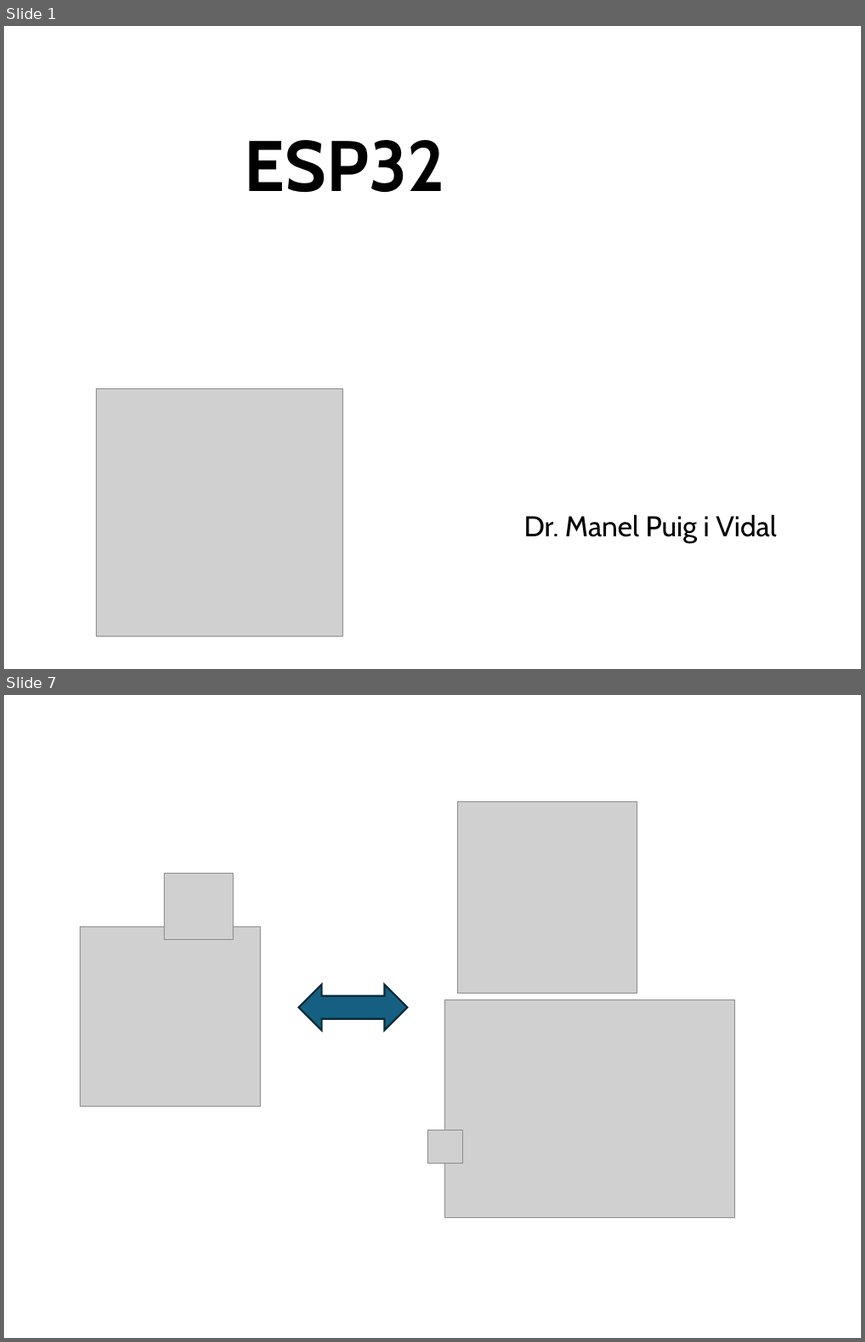
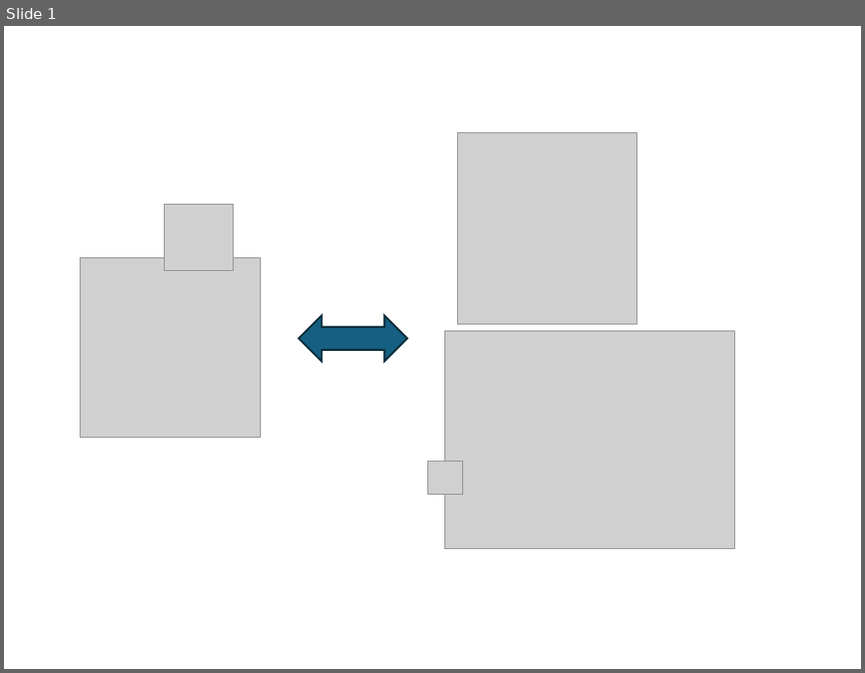
Before and after one commit to tduranf/VScode_Arduino_ESP32, a slide deck: Doc/ESP32.pptx. Shown one above the other, each under a label of ours: slides 1 and 7 before the commit, slide 1 after it; the slides between them are not shown. The pictures are 865x1342 and 865x673 pixels, drawn with LibreOffice and Linux fonts; fonts in the diff are those of the drawing; grey boxes stand for pictures. Boxes give left, top, right and bottom in pixels: in the first picture for what was removed or moved away, otherwise in the second. Text is boxed around its words. In the diff, an @@ line names an element or a change of style, - is before the commit and + after.

```diff
--- a/Doc/ESP32.pptx
+++ b/Doc/ESP32.pptx
@@ slide 1 removed at box(4, 26, 861, 669), background #FFFFFF @@
@@ title removed at box(245, 140, 445, 193) @@
-ESP32
@@ picture removed at box(96, 389, 342, 636) @@
@@ subtitle removed at box(524, 514, 776, 543) @@
-Dr. Manel Puig i Vidal
@@ what was slide 7 is now slide 1 @@
```
Also in this commit, not shown: 5 other slides removed.
